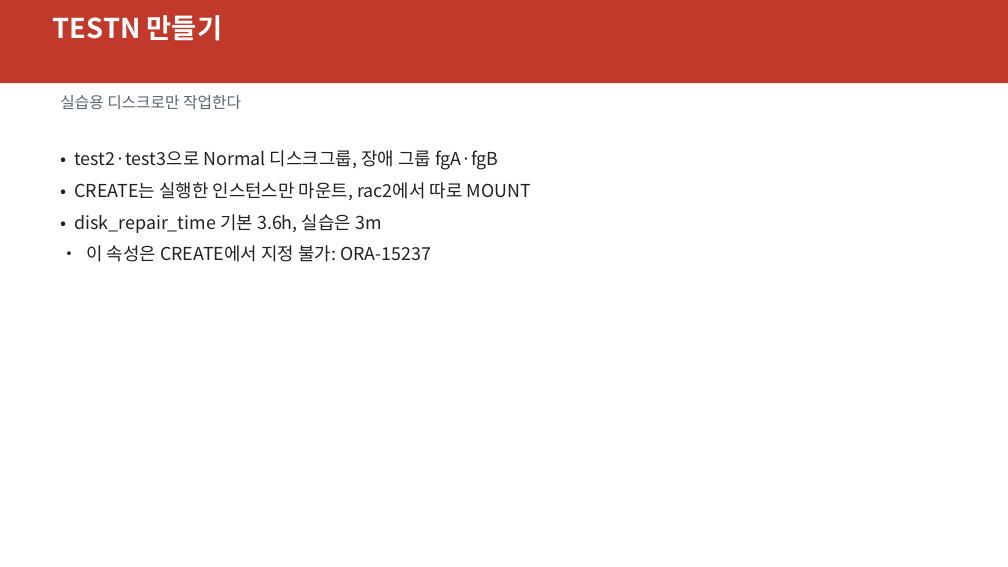
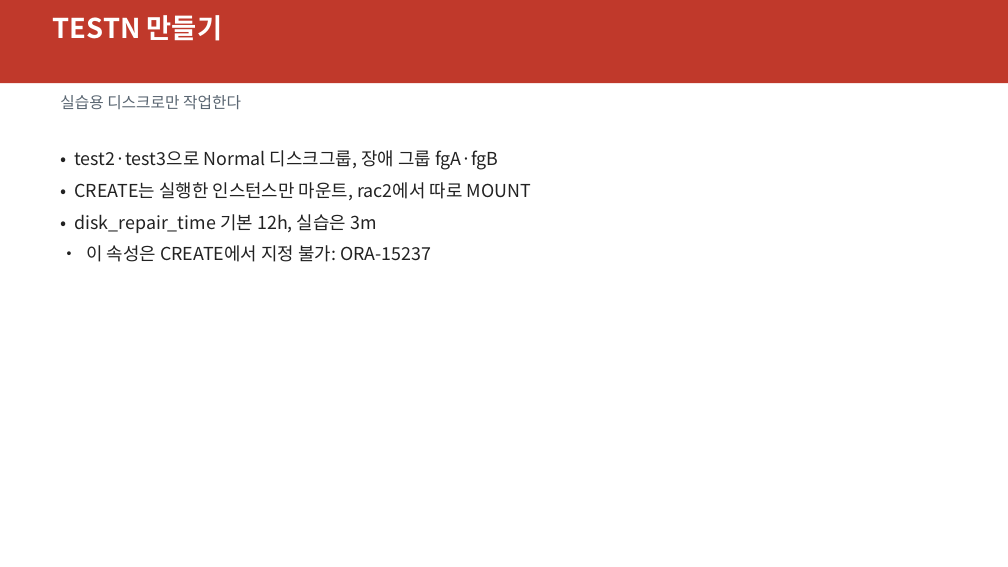
Before and after one commit to elpisk/OracleManual, a slide deck: slide 5 of RAC/5일과정/06장/6장_ASM리밸런스와이중화.pptx. Drawn at 1008x567 pixels with LibreOffice and Linux fonts; fonts in the diff are those of the drawing. Boxes give left, top, right and bottom in pixels: in the first picture for what was removed or moved away, otherwise in the second. Text is boxed around its words. In the diff, an @@ line names an element or a change of style, - is before the commit and + after.

```diff
--- a/RAC/5일과정/06장/6장_ASM리밸런스와이중화.pptx
+++ b/RAC/5일과정/06장/6장_ASM리밸런스와이중화.pptx
@@ text at [74, 214, 376, 233]: text changed @@
-• disk_repair_time 기본 3.6h, 실습은 3m
+• disk_repair_time 기본 12h, 실습은 3m
```
Also in this commit, not shown: 16 other files.
